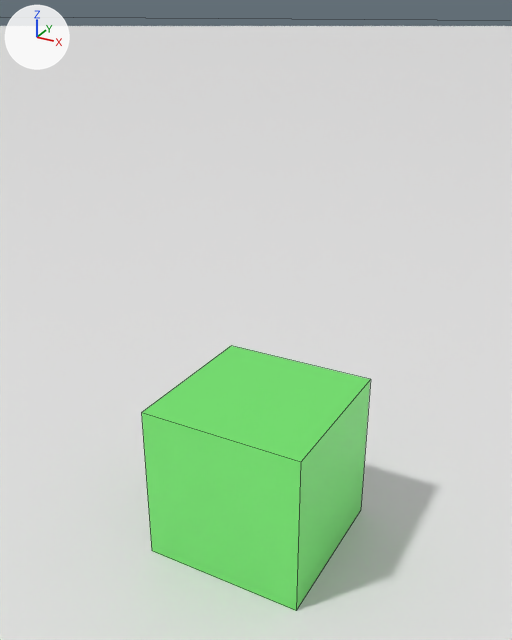
Renders of the Blender file MyCubeJackson.blend from each side of a commit.
The view is the same before and after, from a 50 mm lens placed at (3.5, -6.48, 6.21), pointed at (-0.04, -0.04, 2.98). The lights are fixed; the arrows at upper left show +X, +Y and +Z. Mesh edges are drawn as thin lines.

Objects in the first picture: 'MyCube_Jackson', 'Plane'.
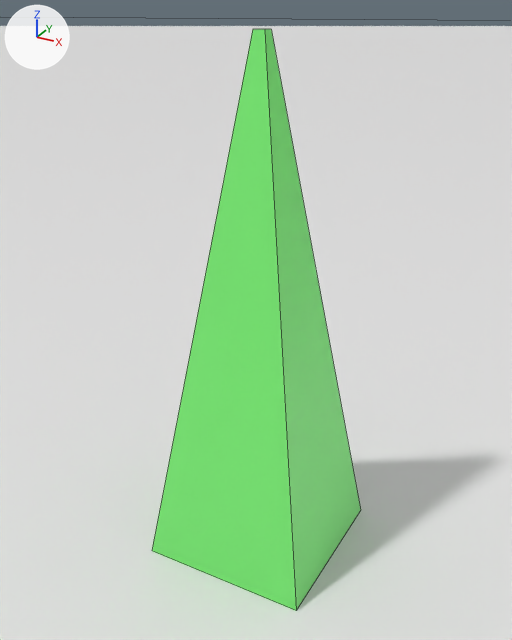
The newer file adds a shape key; the second version is drawn at full value of the shape key 'Spike' of 'MyCube_Jackson', and the change is written as the vertex moves it makes.

Edits to the scene script, one JSON object a line:
```json
{"block": "me_cube", "where": "me_cube.from_pydata(...)  # 8 vertices, 6 faces; spans x -1.0..1.0, y -1.0..1.0, z -1.0..1.0"}
{"block": "me_cube", "where": "# used by ob_mycube_jackson; parent = ob_mycube_base; location = (0.0, 0.0, 1.005)"}
{"block": "me_cube", "change": "me_cube part 1"}
{"op": "set", "path": "me_cube.vertices[0].co", "old": "(1.0, 1.0, 1.0)", "new": "(0.07, 0.07, 5.02)", "note": "pixel (370, 379) -> pixel (271, 29)"}
{"op": "set", "path": "me_cube.vertices[2].co", "old": "(1.0, -1.0, 1.0)", "new": "(0.07, -0.07, 5.02)", "note": "pixel (300, 462) -> pixel (264, 29)"}
{"op": "set", "path": "me_cube.vertices[4].co", "old": "(-1.0, 1.0, 1.0)", "new": "(-0.07, 0.07, 5.02)", "note": "pixel (231, 345) -> pixel (259, 29)"}
{"op": "set", "path": "me_cube.vertices[6].co", "old": "(-1.0, -1.0, 1.0)", "new": "(-0.07, -0.07, 5.02)", "note": "pixel (141, 412) -> pixel (252, 29)"}
```

Boxes (x1, y1, x2, y2) around the edits, measured in the pictures (512 x 640 px):
```json
{"object": "MyCube_Jackson", "change": "reshaped", "before": [142, 346, 371, 611], "after": [152, 29, 361, 611], "on screen": "9% narrower, 119% taller"}
```
